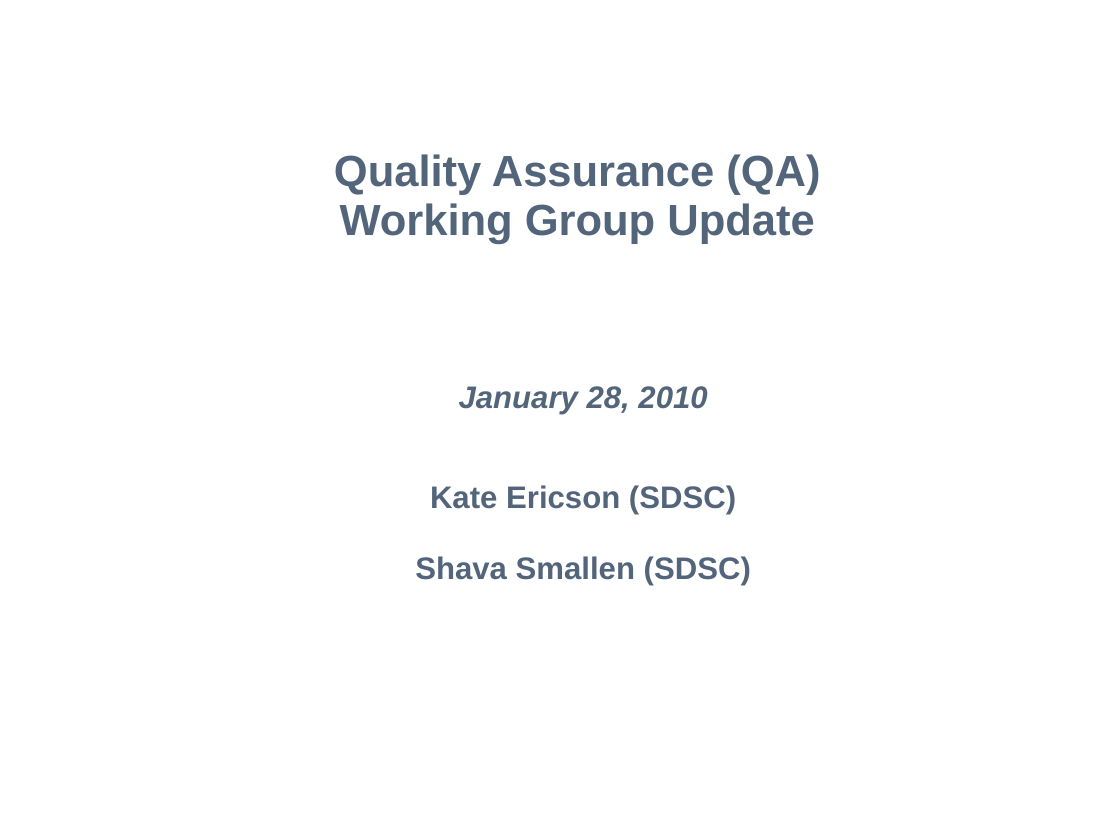
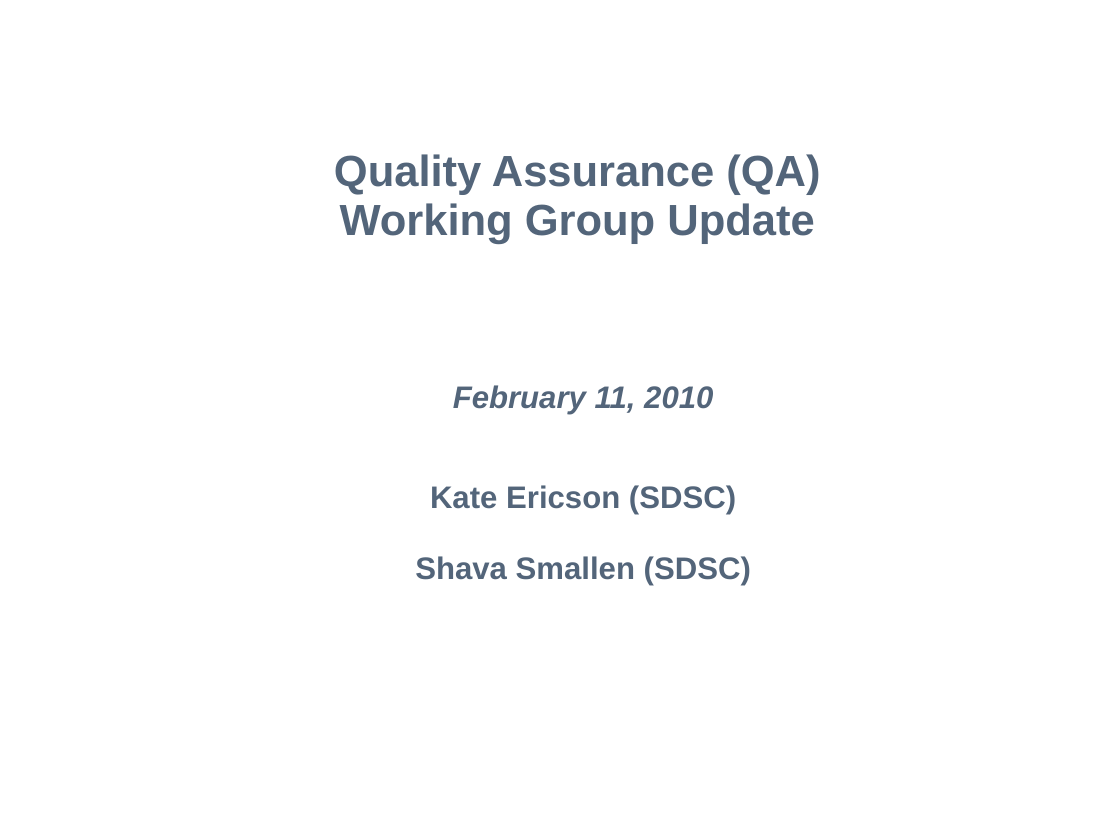
Before and after one commit to IncaProject/inca-xsede, a slide deck: slide 1 of xsede/mgmt/2010/Qa-wg-update-jan10.ppt. Drawn at 1120x840 pixels with LibreOffice and Linux fonts; fonts in the diff are those of the drawing; background and template pictures are left out. Boxes give left, top, right and bottom in pixels: in the first picture for what was removed or moved away, otherwise in the second. Text is boxed around its words. In the diff, an @@ line names an element or a change of style, - is before the commit and + after.

```diff
--- a/xsede/mgmt/2010/Qa-wg-update-jan10.ppt
+++ b/xsede/mgmt/2010/Qa-wg-update-jan10.ppt
@@ title at bbox=[334, 154, 820, 585]: text changed @@
-Quality Assurance (QA)
-Working Group Update
-January 28, 2010
-Kate Ericson (SDSC)
-Shava Smallen (SDSC)
+Quality Assurance (QA)
+Working Group Update
+February 11, 2010
+Kate Ericson (SDSC)
+Shava Smallen (SDSC)
```
Also in this commit, not shown: 1 other slide changed.
